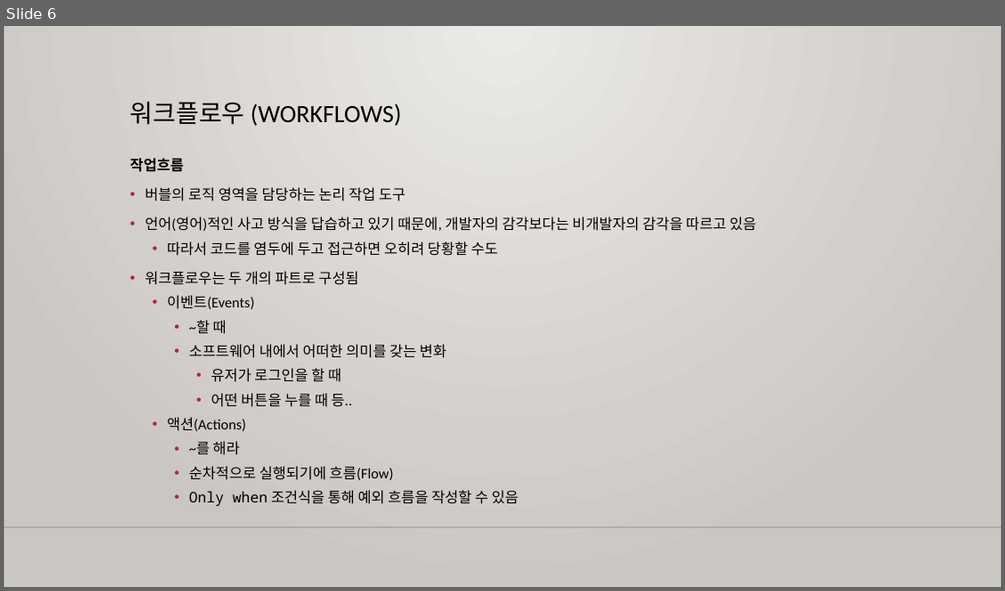
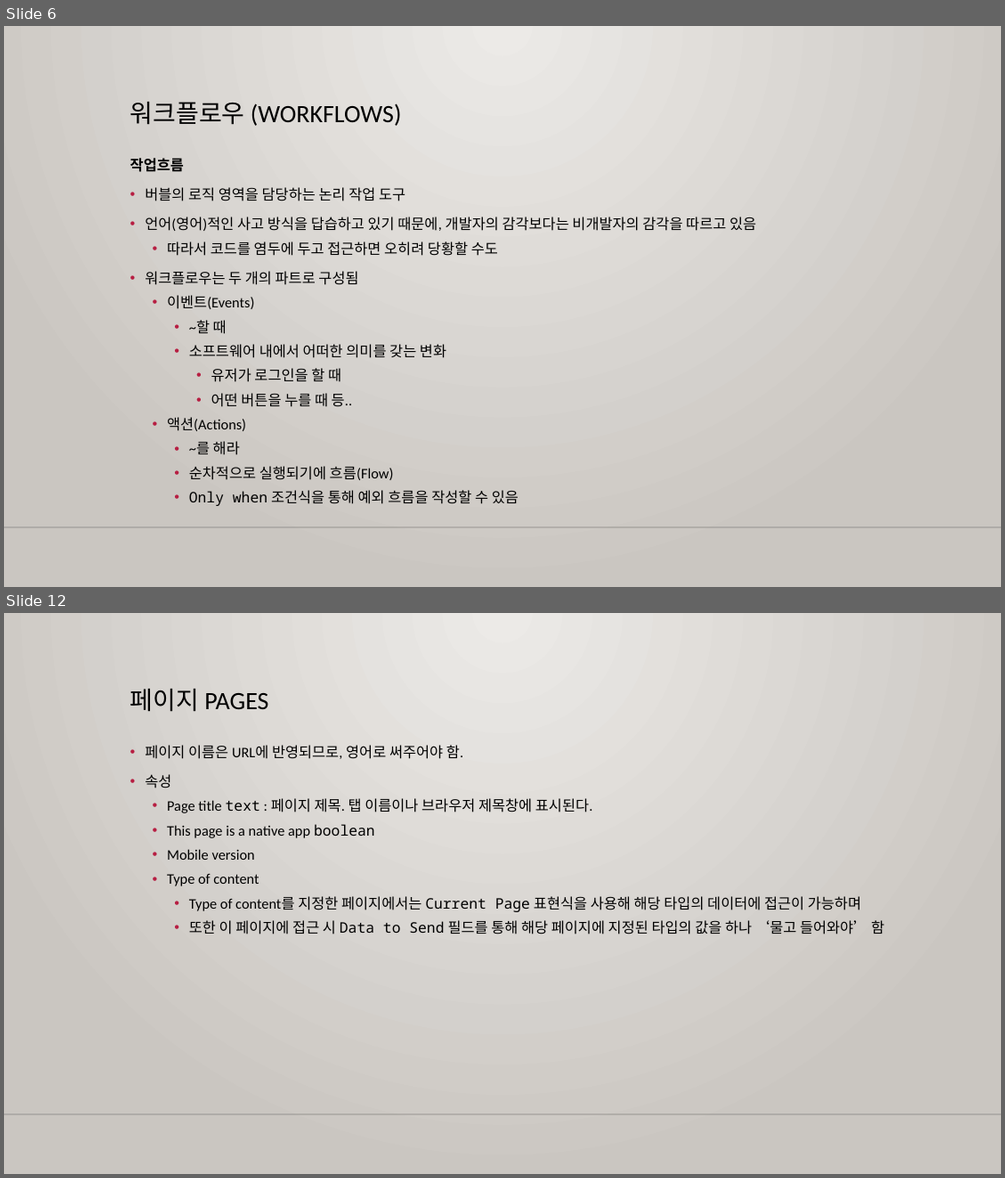
Before and after one commit to m00nlygreat/obsidian-vault, a slide deck: 노코드 엔지니어링/노코드 최강자 버블.pptx. Shown one above the other, each under a label of ours: slide 6 before the commit, slides 6 and 12 after it; the slides between them are not shown. The pictures are 1005x591 and 1005x1178 pixels, drawn with LibreOffice and Linux fonts; fonts in the diff are those of the drawing; background and template pictures are left out. Boxes give left, top, right and bottom in pixels: in the first picture for what was removed or moved away, otherwise in the second. Text is boxed around its words. In the diff, an @@ line names an element or a change of style, - is before the commit and + after.

```diff
--- a/노코드 엔지니어링/노코드 최강자 버블.pptx
+++ b/노코드 엔지니어링/노코드 최강자 버블.pptx
@@ slide 12 added at <box>4,613,1001,1174</box>, background gradient #ECEAE7 to #CAC7C1; not listed: 1 template element that a slide beside it also shows @@
@@ title added at <box>130,689,268,712</box>, 24 pt, text #000000 @@
+페이지 PAGES
@@ text added at <box>145,745,884,934</box>, 14 pt, text #000000 @@
+• 페이지 이름은 URL에 반영되므로, 영어로 써주어야 함.
+• 속성
+  • Page title text : 페이지 제목. 탭 이름이나 브라우저 제목창에 표시된다.
+  • This page is a native app boolean
+  • Mobile version
+  • Type of content
+    • Type of content를 지정한 페이지에서는 Current Page 표현식을 사용해 해당 타입의 데이터에 접근이 가능하며
+    • 또한 이 페이지에 접근 시 Data to Send 필드를 통해 해당 페이지에 지정된 타입의 값을 하나 ‘물고 들어와야’ 함
```
Also in this commit, not shown: 5 other slides added.
